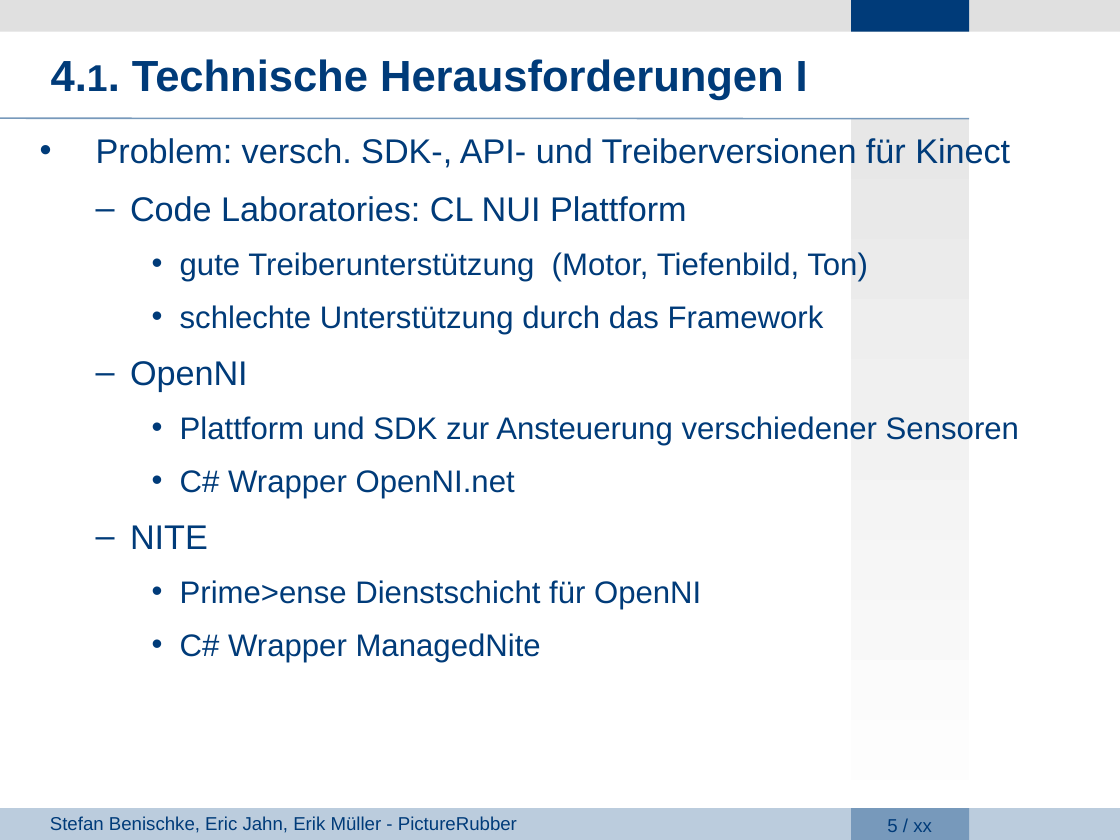
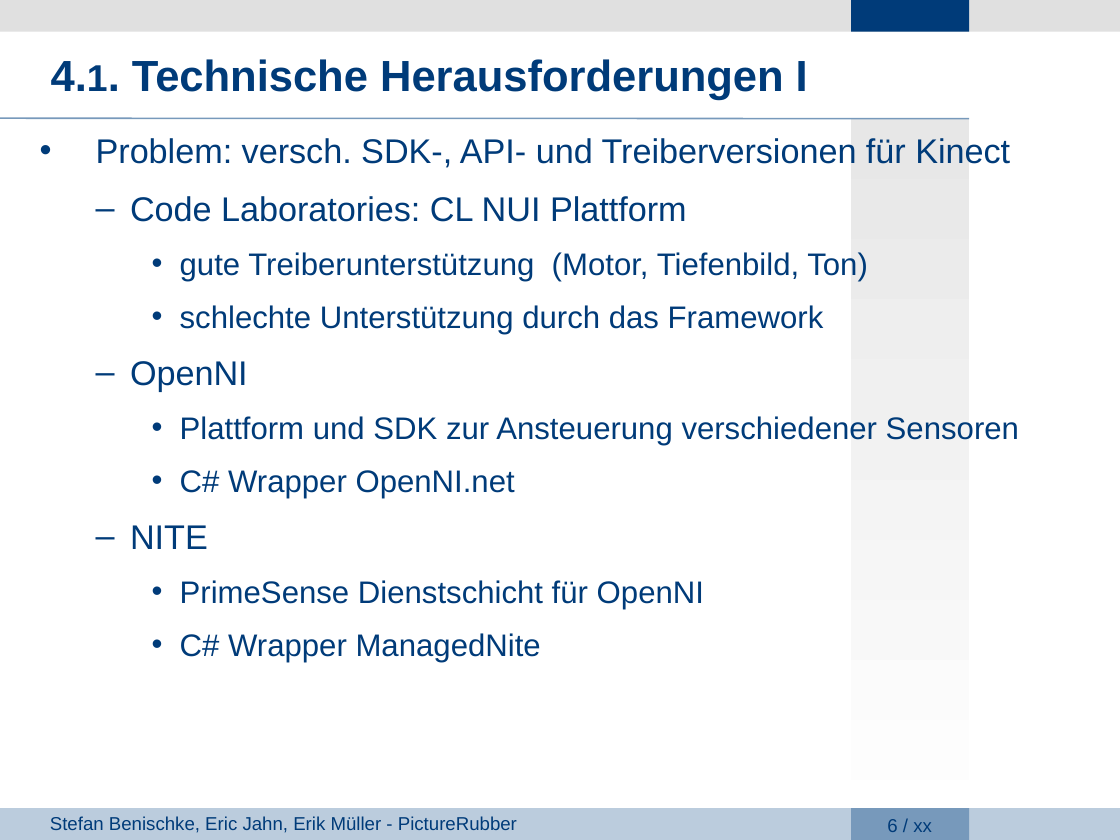
Before and after one commit to giuliarouge/picturerubber, a slide deck: slide 6 of Präsentation.ppt (slide 5 before the commit). Drawn at 1120x840 pixels with LibreOffice and Linux fonts; fonts in the diff are those of the drawing; background and template pictures are left out. Boxes give left, top, right and bottom in pixels: in the first picture for what was removed or moved away, otherwise in the second. Text is boxed around its words. In the diff, an @@ line names an element or a change of style, - is before the commit and + after.

```diff
--- a/Präsentation.ppt
+++ b/Präsentation.ppt
@@ text at (180,580,704,609): text changed @@
-    • Prime>ense Dienstschicht für OpenNI
+    • PrimeSense Dienstschicht für OpenNI
@@ page number at (887,819,932,832): text changed @@
-5 / xx
+6 / xx
```
Also in this commit, not shown: 5 other slides changed, 8 slides added, 1 slide removed, 3 other files.
